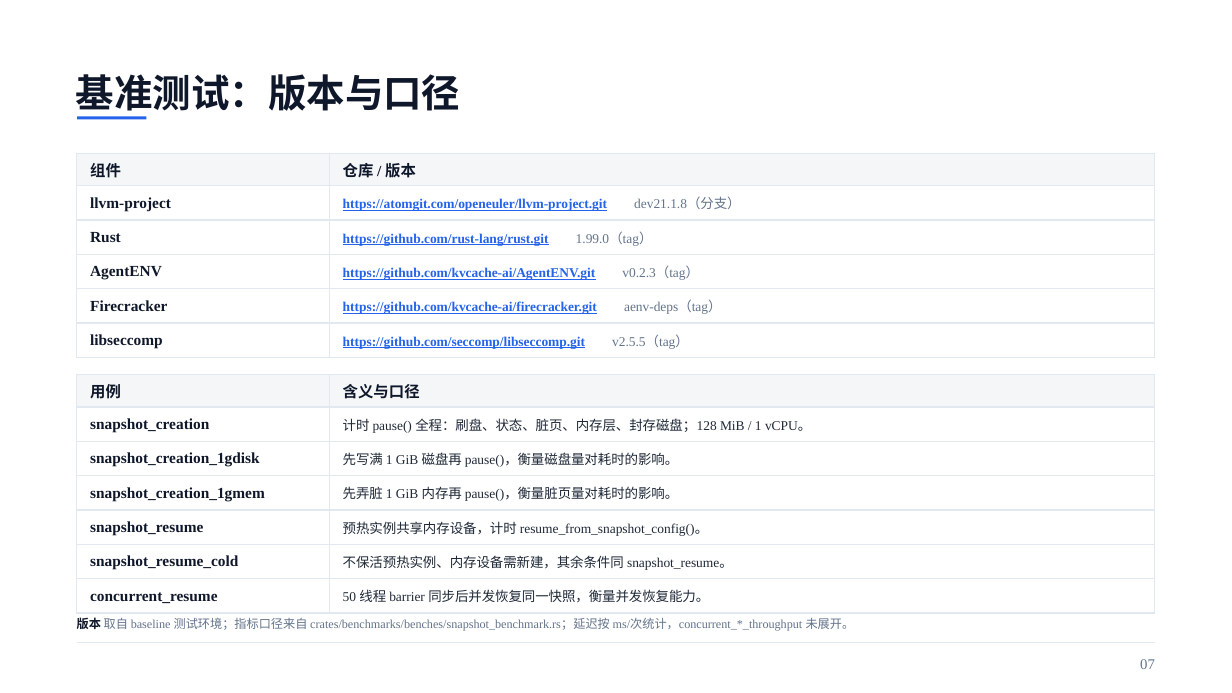
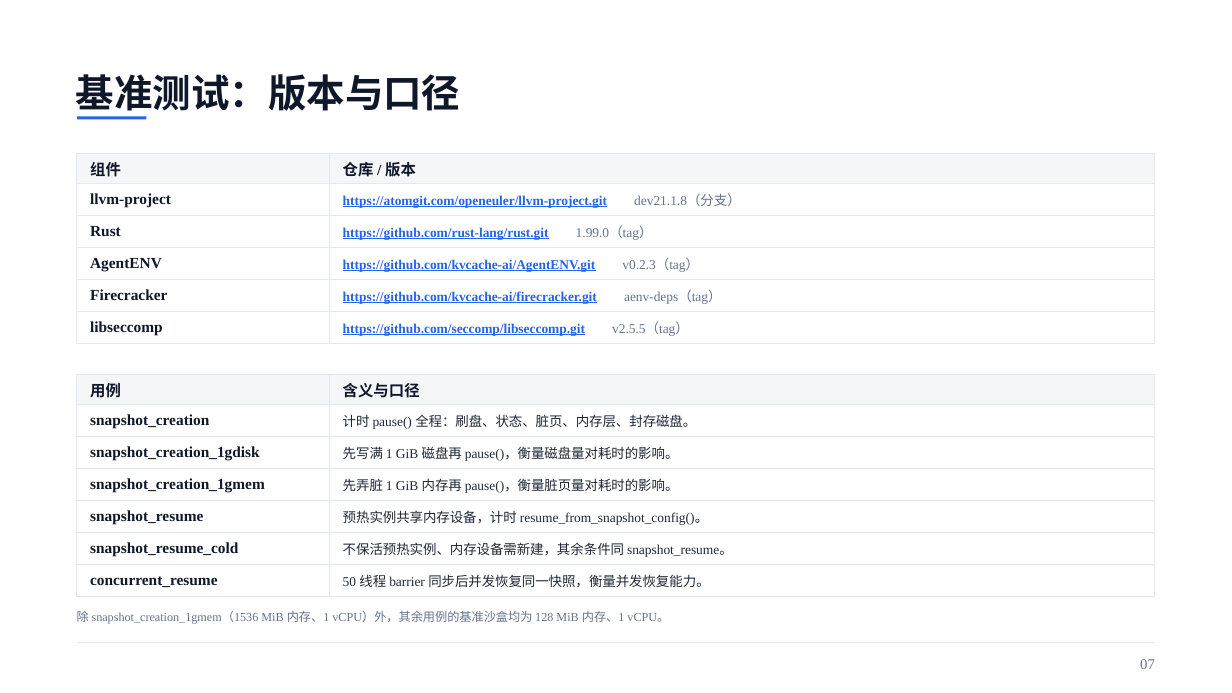
Before and after one commit to liushiqin-647/aenv, a slide deck: slide 7 of agentenv_20261102_polished.pptx. Drawn at 1232x693 pixels with LibreOffice and Linux fonts; fonts in the diff are those of the drawing. Boxes give left, top, right and bottom in pixels: in the first picture for what was removed or moved away, otherwise in the second. Text is boxed around its words. In the diff, an @@ line names an element or a change of style, - is before the commit and + after.

```diff
--- a/agentenv_20261102_polished.pptx
+++ b/agentenv_20261102_polished.pptx
@@ table: place and size @@
-table at <box>77,153,1155,468</box>
+table at <box>77,153,1155,494</box>
@@ table at <box>77,375,1155,614</box> @@
-row 2, column 2: 计时 pause() 全程：刷盘、状态、脏页、内存层、封存磁盘；128 MiB / 1 vCPU。
+row 2, column 2: 计时 pause() 全程：刷盘、状态、脏页、内存层、封存磁盘。
@@ text removed at <box>77,617,855,631</box> @@
-版本 取自 baseline 测试环境；指标口径来自 crates/benchmarks/benches/snapshot_benchmark.rs；延迟按 ms/次统计，concurrent_*_throughput 未展开。
@@ text added at <box>77,611,669,624</box>, 9.5 pt, text #64748B @@
+除 snapshot_creation_1gmem（1536 MiB 内存、1 vCPU）外，其余用例的基准沙盒均为 128 MiB 内存、1 vCPU。
```
Also in this commit, not shown: 9 other slides changed, 1 slide added.
